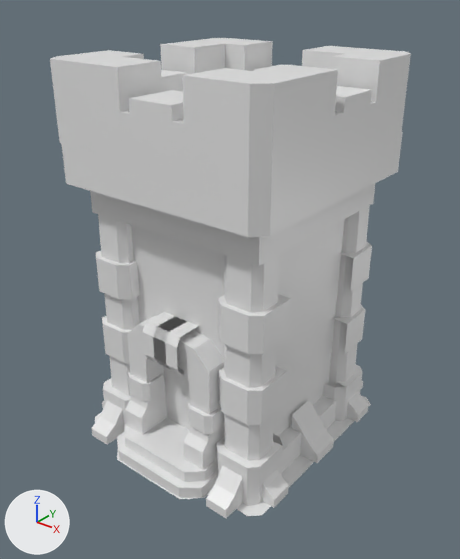
What one commit did to the FBX model Assets/Models/New_Models/Towers/Tower_lvl_5.fbx.
Before and after are seen from a 50 mm lens placed at (3.82, -4.87, 4.76), pointed at (0.02, -0.12, 1.82). Lighting does not change. The marker at lower left points along +X, +Y and +Z. Where no turn or scale is listed for an object, it has been applied to the vertices. Vertices at the same position are counted once.

Names of what the first picture shows: 'Tower_lvl_3_model.020', 'Tower_lvl_3_model.022', 'Tower_lvl_3_model.023', 'Tower_lvl_3_model.025', 'Tower_lvl_3_model.027', 'Tower_lvl_3_model.034', 'Tower_lvl_3_model.035', 'Tower_lvl_3_model.037', 'Tower_lvl_3_model.038', 'Tower_lvl_3_model.039', 'Tower_lvl_3_model.040', 'Tower_lvl_3_model.041', 'Tower_lvl_3_model.053'.
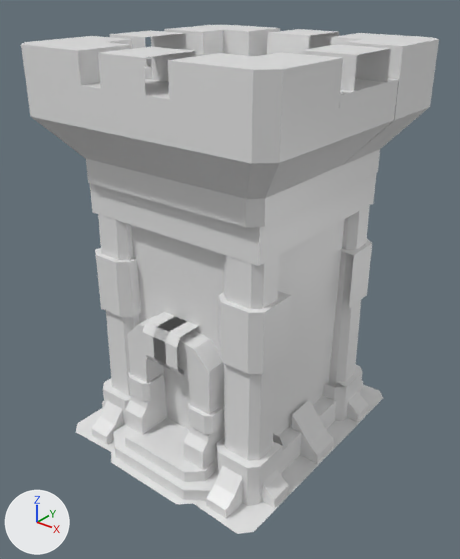
Commit message: Edit Swordsman Tower level 5

Where the change shows, as pixel boxes (x1, y1, x2, y2) in the pictures (460 x 559 px; the box of a moved part takes in the faces that stretch with it):
'Tower_lvl_3_model.028', added
    after: (21, 25, 439, 199)
'Tower_lvl_3_model.025', deleted
    before: (50, 38, 411, 189)
'Tower_lvl_3_model.020', reshaped (14% narrower, 15% taller)
    before: (62, 132, 403, 237)
    after: (86, 106, 380, 227)
'Tower_lvl_3_model.022', mesh rescaled, moved (19% taller)
    before: (96, 241, 372, 354)
    after: (95, 239, 372, 374)
'Tower_lvl_3_model.040', reshaped (11% wider, 24% taller)
    before: (95, 396, 371, 516)
    after: (76, 385, 383, 534)
'Tower_lvl_3_model.053', deleted
    before: (102, 305, 365, 425)
'Tower_lvl_3_model.027', reshaped
    before: (117, 432, 218, 498)
    after: (113, 425, 218, 501)
part 3 of me_cube_072, moved or reshaped
    before: (117, 452, 211, 499)
    after: (111, 445, 204, 504)
part 4 of me_cube_072, moved or reshaped
    before: (95, 396, 371, 516)
    after: (76, 385, 383, 534)

The change in detail:
me_cube_072 has 33 vertices, 16 faces and spans x -1.21..1.21, y -1.46..1.46, z 0.03.
me_cube_072 is used by ob_tower_lvl_3_model_040.
me_cube_072 part 3: the loose piece of 9 vertices spanning x -0.64..0.64, y -1.46..-1.03, z 0.03 is scaled about the mesh origin by (1.05, 1.05, 1.06).
me_cube_072 part 4: the loose piece of 15 vertices spanning x -1.21..1.21, y -1.21..1.21, z 0.03 is scaled about its middle by (1.05, 1.19, 1.19).
me_cube_091 is used by ob_tower_lvl_3_model_020.
me_cube_091 had 20 vertices, 17 faces and spanned x -1.21..1.21, y -1.24..1.24, z 2.92..3.33.
me_cube_091 now has 20 vertices, 17 faces and spans x -1.06..1.06, y -1.08..1.08, z 2.92..3.68.
me_cube_091 part 2: 20 of 20 vertices moved; they spanned x -1.21..1.21, y -1.24..1.24, z 2.92..3.33 and now span x -1.06..1.06, y -1.08..1.08, z 2.92..3.68; mean shift (0.0, 0.0, 0.21); largest move (-1.09, 1.24, 3.33) -> (-0.95, 1.08, 3.68).
me_cube_108 has 48 vertices, 24 faces and spans x -1.08..1.08, y -1.06..1.06, z 0.84..1.23.
me_cube_108 is used by ob_tower_lvl_3_model_022.
me_cube_108 part 5: the whole mesh is scaled about its middle by (1, 1, 1.62), then moved by (0.0, 0.0, 0.26).
me_cube_111 is used by ob_tower_lvl_3_model_027.
me_cube_111 had 24 vertices, 14 faces and spanned x -0.61..0.61, y -1.45..1.45, z -0.01..0.12.
me_cube_111 now has 24 vertices, 14 faces and spans x -0.7..0.7, y -1.44..1.44, z -0.01..0.12.
me_cube_111 part 1: 24 of 24 vertices moved; they spanned x -0.61..0.61, y -1.45..1.45, z -0.01..0.12 and now span x -0.7..0.7, y -1.44..1.44, z -0.01..0.12; mean shift (0.0, 0.0, 0.0); largest move (-0.61, 0.5, 0.12) -> (-0.7, 0.57, 0.12).
Mesh me_cube_073 is new.
It has 220 vertices, 152 faces and spans x -1.39..1.39, y -1.42..1.42, z 3.16..4.18.
It uses material mat_towers (white #e7e7e7).
Object 'Tower_lvl_3_model.025' (ob_tower_lvl_3_model_025) is deleted.
Object 'Tower_lvl_3_model.053' (ob_tower_lvl_3_model_053) is deleted.
Object 'Tower_lvl_3_model.022' (ob_tower_lvl_3_model_022) moves from (0.0, 0.0, 0.89) to (0.0, 0.0, 0.55).
Object 'Tower_lvl_3_model.028' (ob_tower_lvl_3_model_028) is new; it shows me_cube_073.
Its location is (0.0, 0.0, 0.0).
